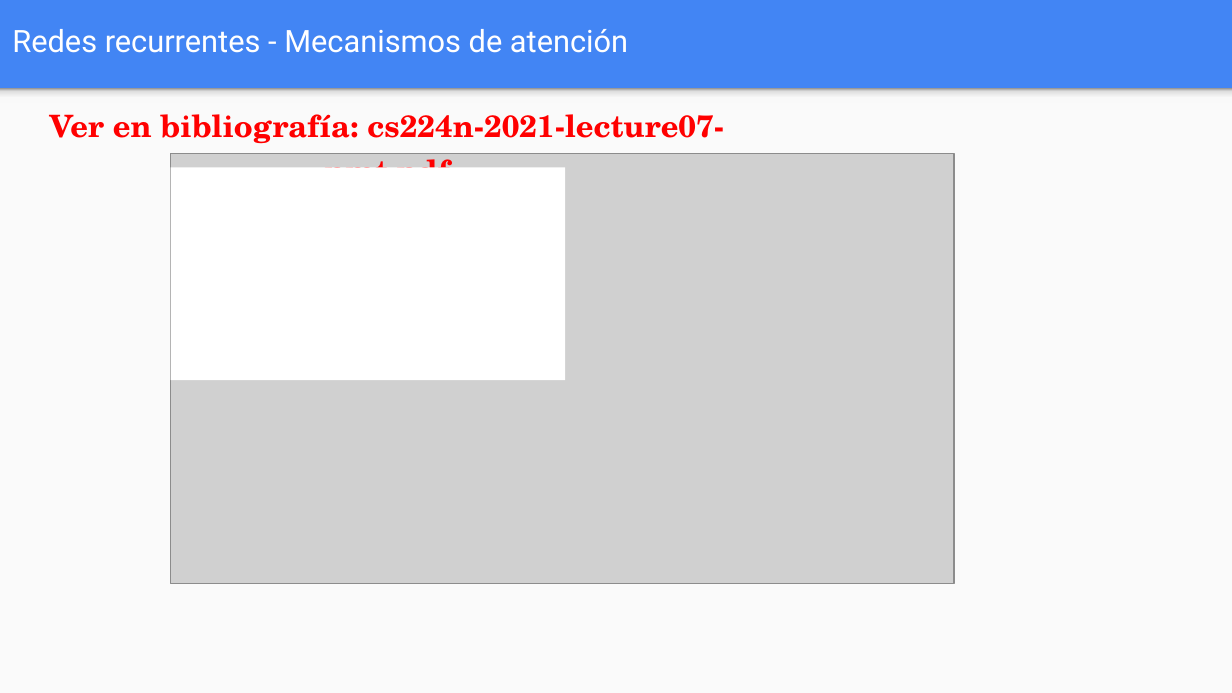
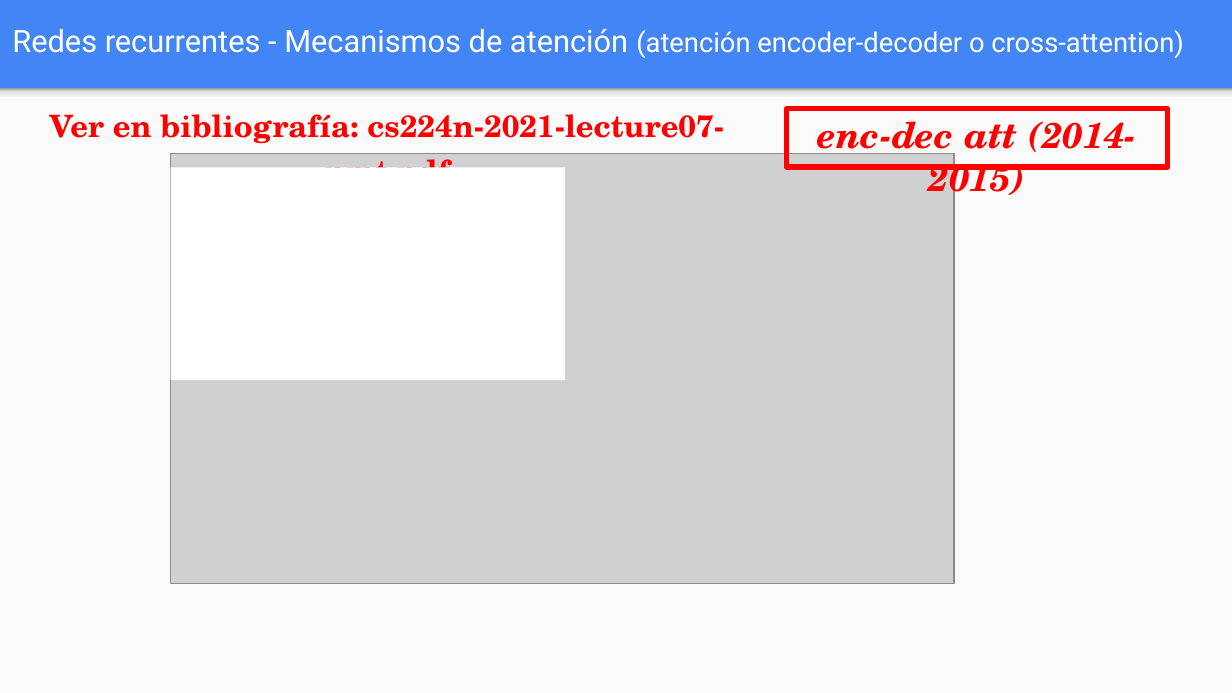
Before and after one commit to FIUBA-Posgrado-Inteligencia-Artificial/aprendizaje_profundo, a slide deck: slide 40 of clase_6/teoria/Clase_6.pptx. Drawn at 1232x693 pixels with LibreOffice and Linux fonts; fonts in the diff are those of the drawing; grey boxes stand for pictures. Boxes give left, top, right and bottom in pixels: in the first picture for what was removed or moved away, otherwise in the second. Text is boxed around its words. In the diff, an @@ line names an element or a change of style, - is before the commit and + after.

```diff
--- a/clase_6/teoria/Clase_6.pptx
+++ b/clase_6/teoria/Clase_6.pptx
@@ title at (x1=12, y1=29, x2=1184, y2=58): text changed; size 18 to 16 pt @@
-Redes recurrentes - Mecanismos de atención
+Redes recurrentes - Mecanismos de atención (atención encoder-decoder o cross-attention)
@@ rectangle added at (x1=787, y1=108, x2=1168, y2=168), outline #FF0000 3 pt, 21 pt, text #FF0000, bold, italic @@
+enc-dec att (2014-2015)
```
Also in this commit, not shown: 18 other slides changed, 1 other file.
